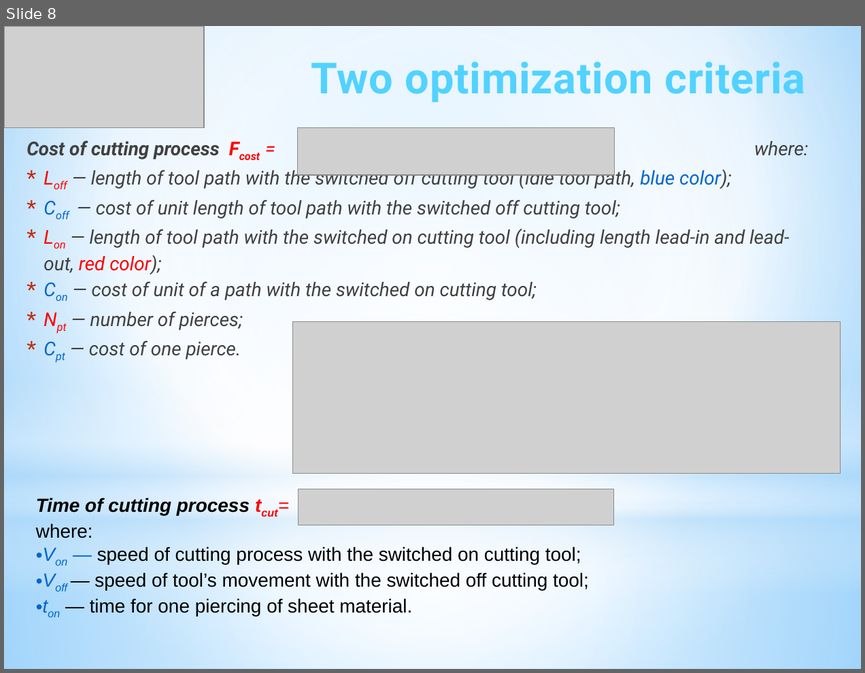
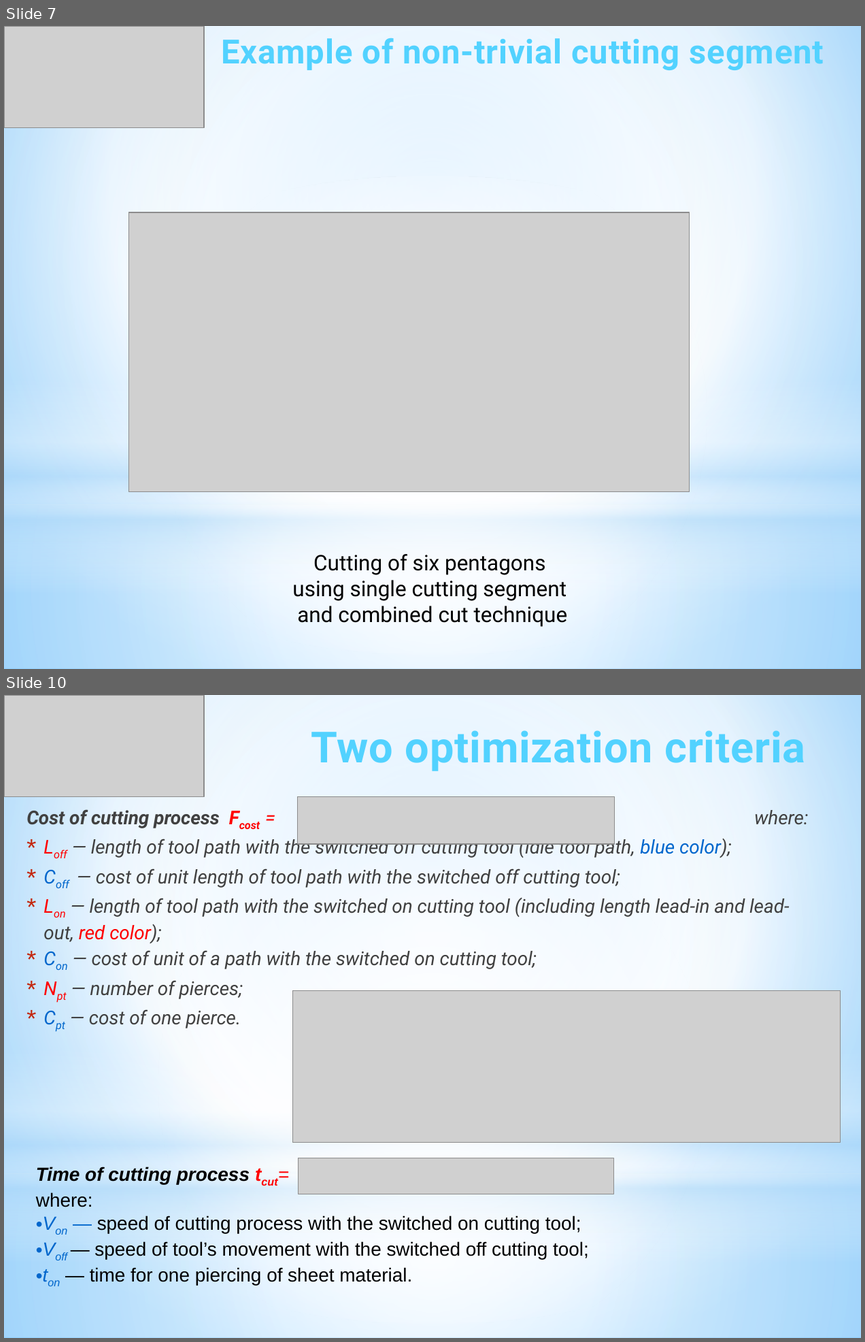
Before and after one commit to ukoloff/LaTeX, a slide deck: Optima2020/pptx/Report.pptx. Shown one above the other, each under a label of ours: slide 8 before the commit, slides 7 and 10 after it; the slides between them are not shown. The pictures are 865x673 and 865x1342 pixels, drawn with LibreOffice and Linux fonts; fonts in the diff are those of the drawing; grey boxes stand for pictures. Boxes give left, top, right and bottom in pixels: in the first picture for what was removed or moved away, otherwise in the second. Text is boxed around its words. In the diff, an @@ line names an element or a change of style, - is before the commit and + after.

```diff
--- a/Optima2020/pptx/Report.pptx
+++ b/Optima2020/pptx/Report.pptx
@@ slide 7 added at box(4, 26, 861, 669), background gradient #9ED5FF to #FFFFFF to #5BB9FF; not listed: 4 template elements that a slide beside it also shows @@
@@ picture added at box(4, 26, 204, 128) @@
@@ text added at box(222, 38, 823, 70), 28 pt, text gradient #52D2FF to #20A0CE, bold @@
+Example of non-trivial cutting segment
@@ picture added at box(129, 213, 689, 492) @@
@@ text added at box(292, 554, 568, 626), 18 pt, text #000000 @@
+Cutting of six pentagons
+using single cutting segment
+and combined cut technique
@@ what was slide 8 is now slide 10 @@
```
Also in this commit, not shown: 5 slides changed, 2 other slides added.
